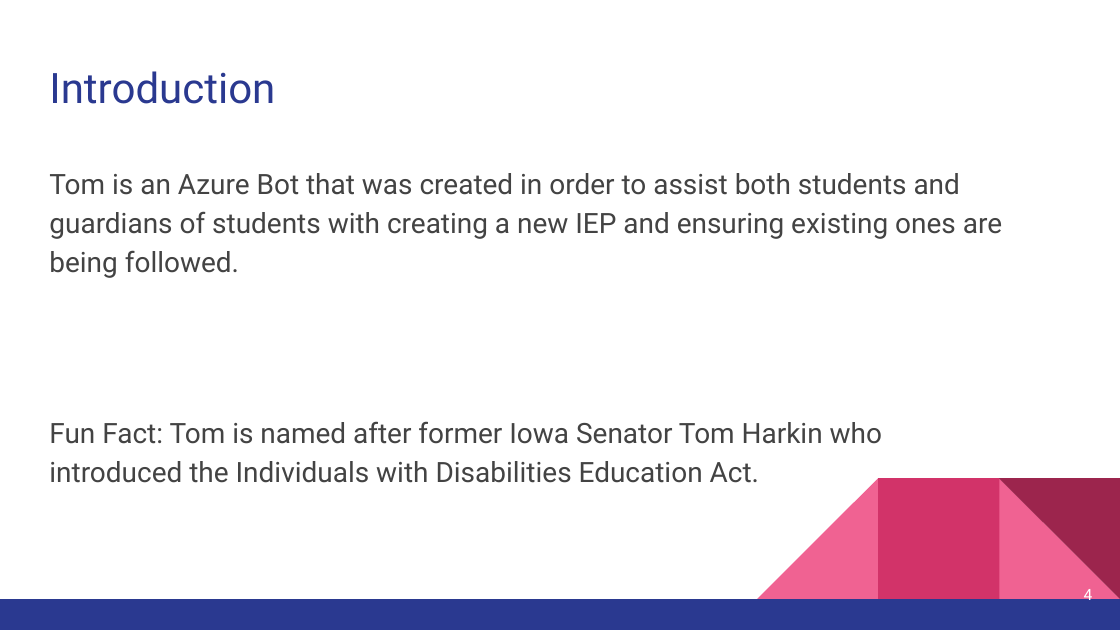
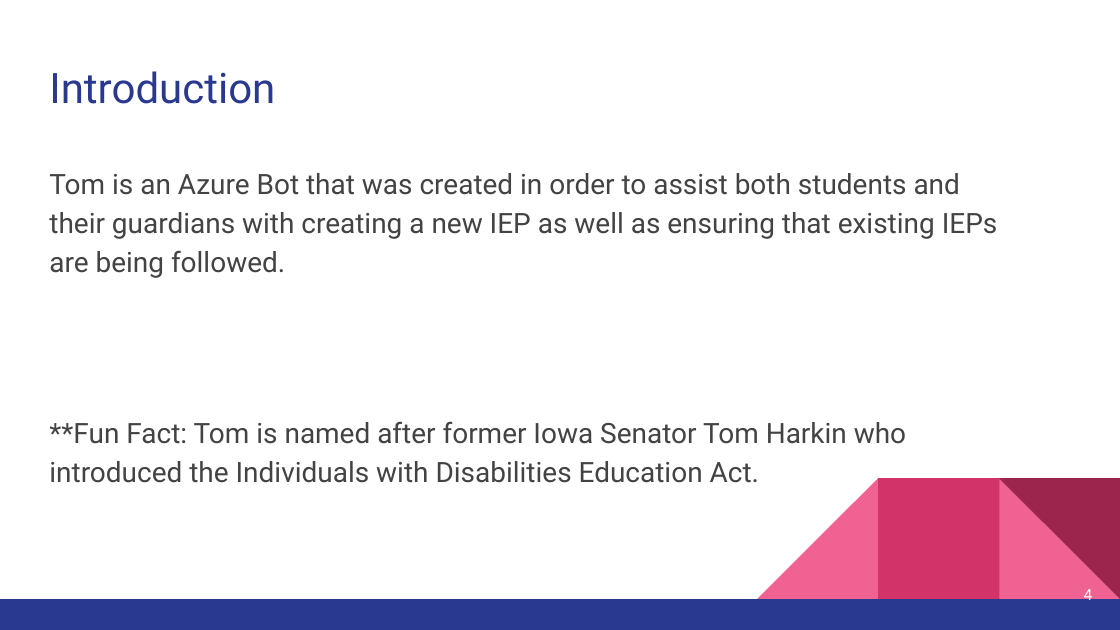
Before and after one commit to Bracciata/TomIEPBot, a slide deck: slide 4 of Resources/PresentationMaterials/Tom the IEP Assistant.pptx. Drawn at 1120x630 pixels with LibreOffice and Linux fonts; fonts in the diff are those of the drawing. Boxes give left, top, right and bottom in pixels: in the first picture for what was removed or moved away, otherwise in the second. Text is boxed around its words. In the diff, an @@ line names an element or a change of style, - is before the commit and + after.

```diff
--- a/Resources/PresentationMaterials/Tom the IEP Assistant.pptx
+++ b/Resources/PresentationMaterials/Tom the IEP Assistant.pptx
@@ text at (49, 173, 998, 483): text changed @@
-Tom is an Azure Bot that was created in order to assist both students and guardians of students with creating a new IEP and ensuring existing ones are being followed.
-Fun Fact: Tom is named after former Iowa Senator Tom Harkin who introduced the Individuals with Disabilities Education Act.
+Tom is an Azure Bot that was created in order to assist both students and their guardians with creating a new IEP as well as ensuring that existing IEPs are being followed.
+**Fun Fact: Tom is named after former Iowa Senator Tom Harkin who introduced the Individuals with Disabilities Education Act.
```
Also in this commit, not shown: 6 other slides changed, 2 other files.
